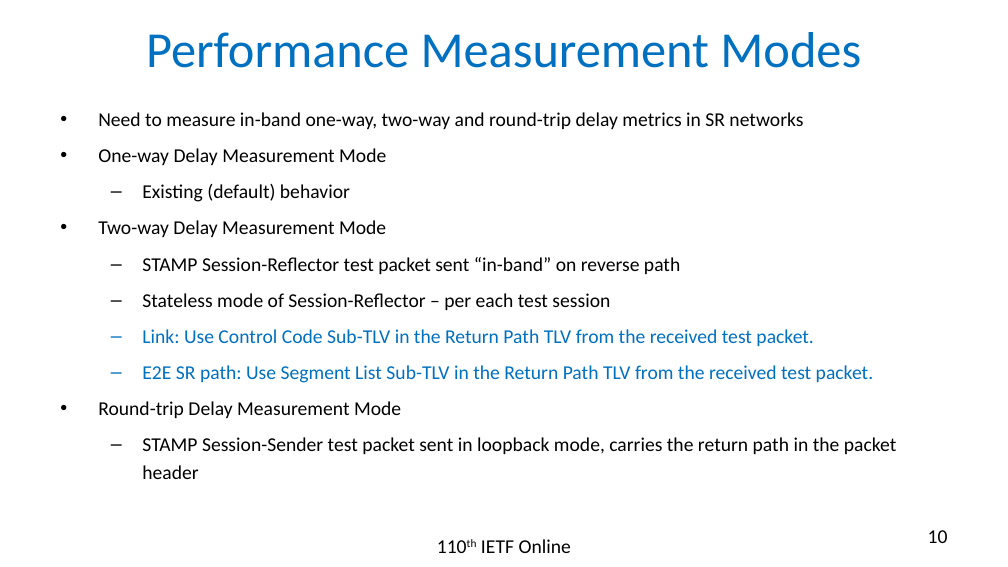
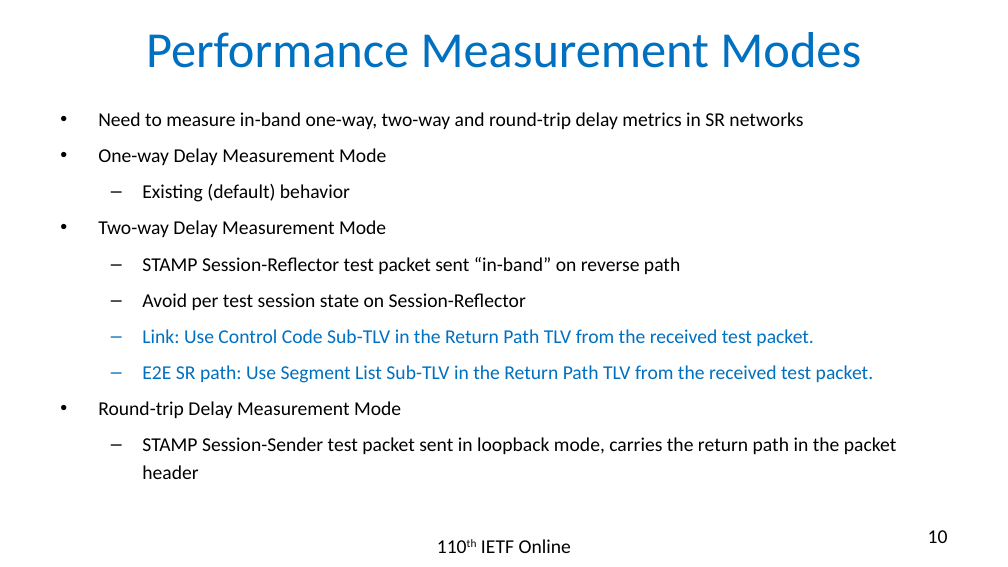
Before and after one commit to rakgandhi/ietf-slides, a slide deck: slide 10 of draft-gandhi-spring-stamp-srpm-05.pptx. Drawn at 1008x567 pixels with LibreOffice and Linux fonts; fonts in the diff are those of the drawing. Boxes give left, top, right and bottom in pixels: in the first picture for what was removed or moved away, otherwise in the second. Text is boxed around its words. In the diff, an @@ line names an element or a change of style, - is before the commit and + after.

```diff
--- a/draft-gandhi-spring-stamp-srpm-05.pptx
+++ b/draft-gandhi-spring-stamp-srpm-05.pptx
@@ text at box(142, 293, 526, 310): text changed @@
-  – Stateless mode of Session-Reflector – per each test session
+  – Avoid per test session state on Session-Reflector
```
Also in this commit, not shown: 1 other slide changed, 3 other files.
